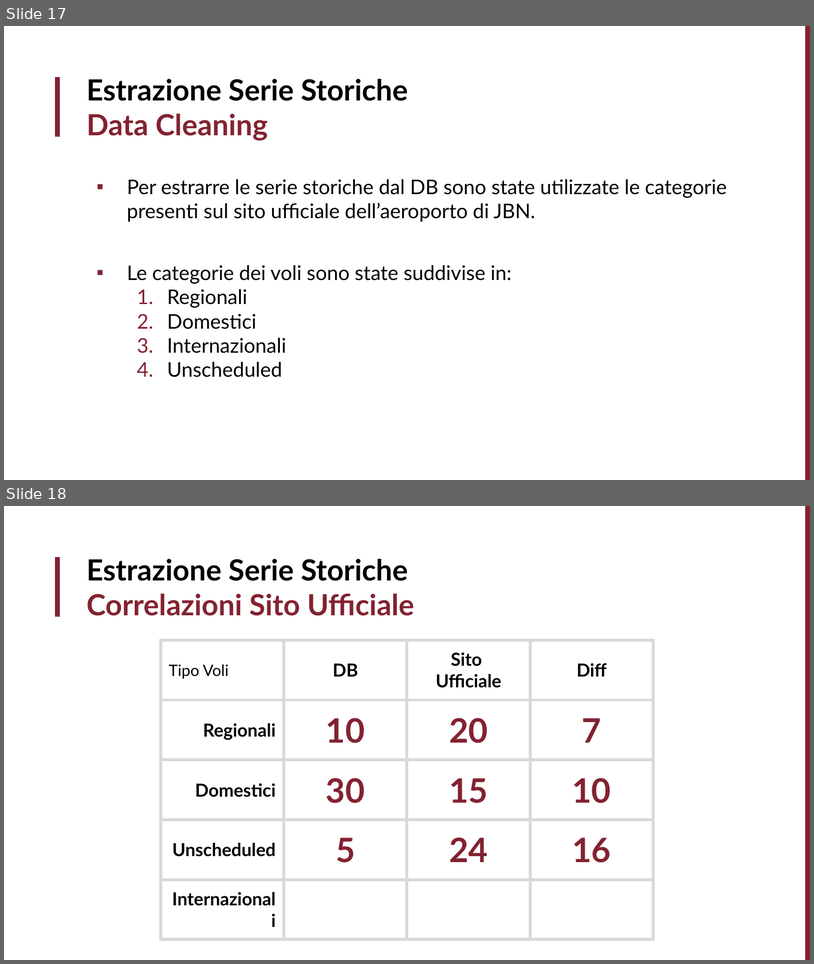
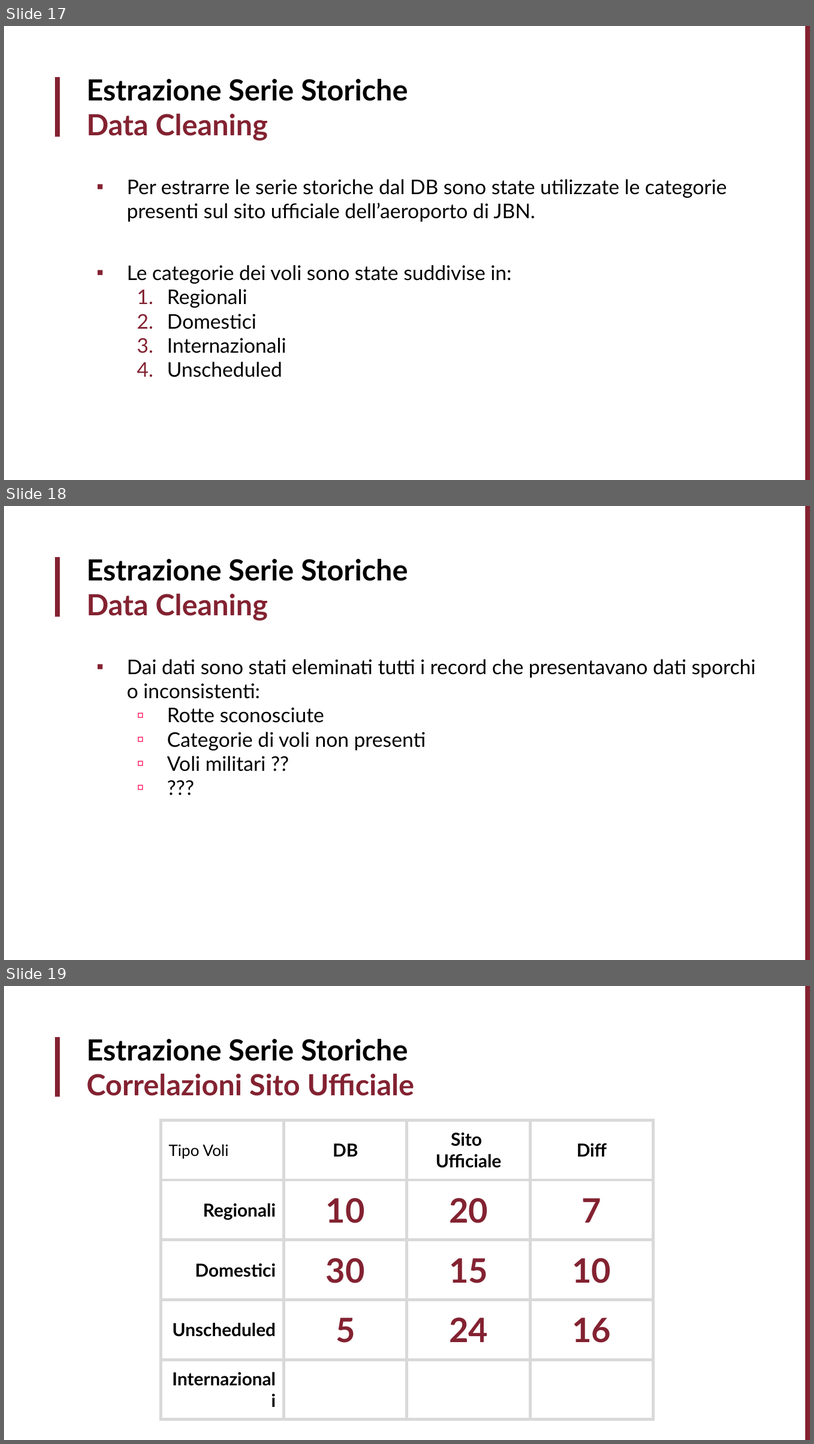
Before and after one commit to LorenzoNap/LongTermPlanningDISD, a slide deck: Presentazione/PowerPointPresentation.pptx. Shown one above the other, each under a label of ours: slides 17 and 18 before the commit, slides 17, 18 and 19 after it. The pictures are 814x964 and 814x1444 pixels, drawn with LibreOffice and Linux fonts; fonts in the diff are those of the drawing. Boxes give left, top, right and bottom in pixels: in the first picture for what was removed or moved away, otherwise in the second. Text is boxed around its words. In the diff, an @@ line names an element or a change of style, - is before the commit and + after.

```diff
--- a/Presentazione/PowerPointPresentation.pptx
+++ b/Presentazione/PowerPointPresentation.pptx
@@ slide 18 added at (4, 506, 810, 960), background #FFFFFF; not listed: 2 template elements that a slide beside it also shows @@
@@ title added at (87, 559, 408, 621), 26 pt, text #000000, bold @@
+Estrazione Serie Storiche
+Data Cleaning
@@ text added at (127, 659, 756, 771), 18 pt, text #000000 @@
+▪ Dai dati sono stati eleminati tutti i record che presentavano dati sporchi o inconsistenti:
+  ▫ Rotte sconosciute
+  ▫ Categorie di voli non presenti
+  ▫ Voli militari ??
+  ▫ ???
@@ what was slide 18 is now slide 19 @@
```
Also in this commit, not shown: 1 slide changed, 1 other slide added, 1 slide removed.
